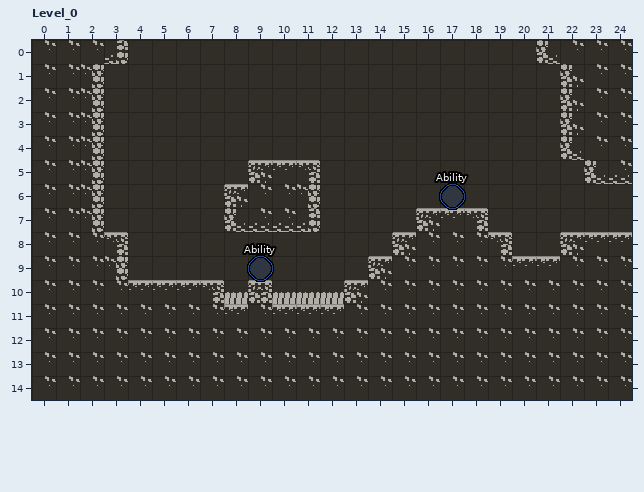
Level history. LDtk project: Ebonite-Mines.pdx/levels/world.ldtk. Above, as it was before the edit.
Cells are 16x16 px. Shown: Level_0 x 0..24, y 0..14. The commit also changed other parts of the map, which this record leaves out.
After:
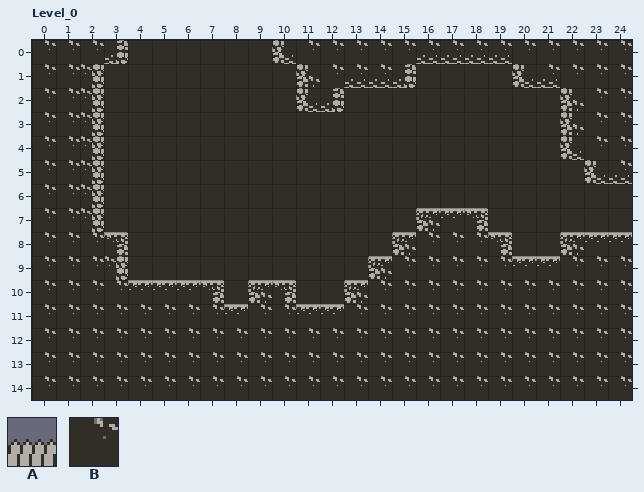
Key: from "Spike": A 0; from "Walls": B 1.
_ is an empty cell.
Objects are placed by their top-left corner, in cells (3,4 is the top-left corner of cell 3,4); size is 1x1 cell unless given.
Diff:
Layer "Walls":
The edit adds tile B in row 0 at x 10 to 20; in row 1 at x 11 to 15 and 20 to 21; in row 2 at x 11 to 12; in row 10 at x 10.
Tile B is gone in row 5 at x 9 to 11; in rows 6 to 7 at x 8 to 11.
Layer "Entities":
Object A "Spike" at 8,10 is removed.
Object A "Spike" at 10,10 is removed.
Object A "Spike" at 12,10 is removed.
Object A "Spike" at 11,10 is removed.
Object "Ability" ellipse at 9,9 is removed.
Object "Ability" ellipse at 17,6 is removed.
